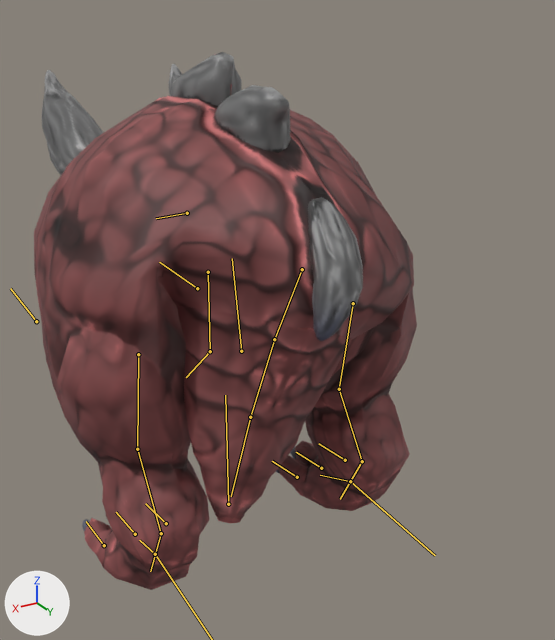
The glTF model W40K-TLM/models/enemies/E_Kamikaze/E_Kamikaze_final.gltf as it was, and as the next commit left it.
Rendered twice from a camera (50 mm lens) standing at (0.813, 1.625, 1.348) and looking at (-0.062, 0.166, 0.619). Arrows for +X, +Y and +Z are at lower left; the lights stay in place. Both versions are drawn at frame 0 of the action 'hit'; the numbers are the values there. The bones that bend it are drawn over the model as lines.

The first picture shows 'uña1_low'.
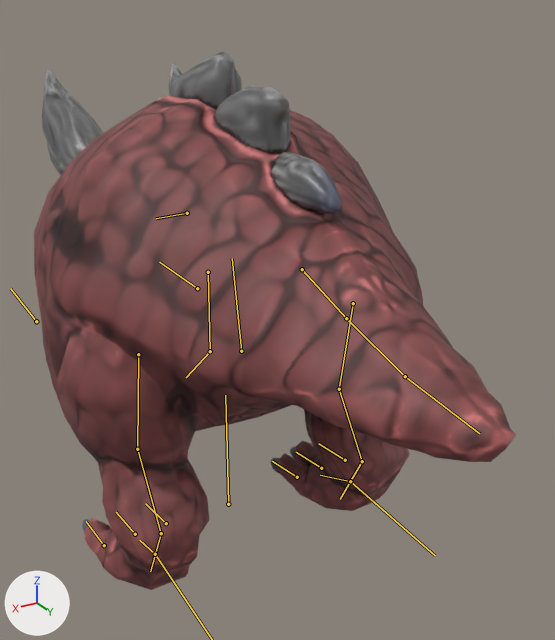
Changed parts and their boxes [x1, y1, x2, y2] in the pictures (555 x 640 px):
'uña1_low', posed (26% wider)
    before: [34, 52, 417, 590]
    after: [34, 52, 517, 590]
bone 'Tail.001', root to tip
    before: (302, 269) to (274, 339)
    after: (302, 269) to (346, 318)
bone 'Tail.002', root to tip
    before: (274, 339) to (250, 417)
    after: (346, 318) to (405, 376)

The edits, one by one:
Bone 'Tail.001' (bone_tail_001) turns from (-77, -15, -18) to (0, 0, 0) degrees about its own x, y and z.
Bone 'Tail.002' (bone_tail_002) turns from (5, 0, 1) to (0, 0, 0) degrees about its own x, y and z.
